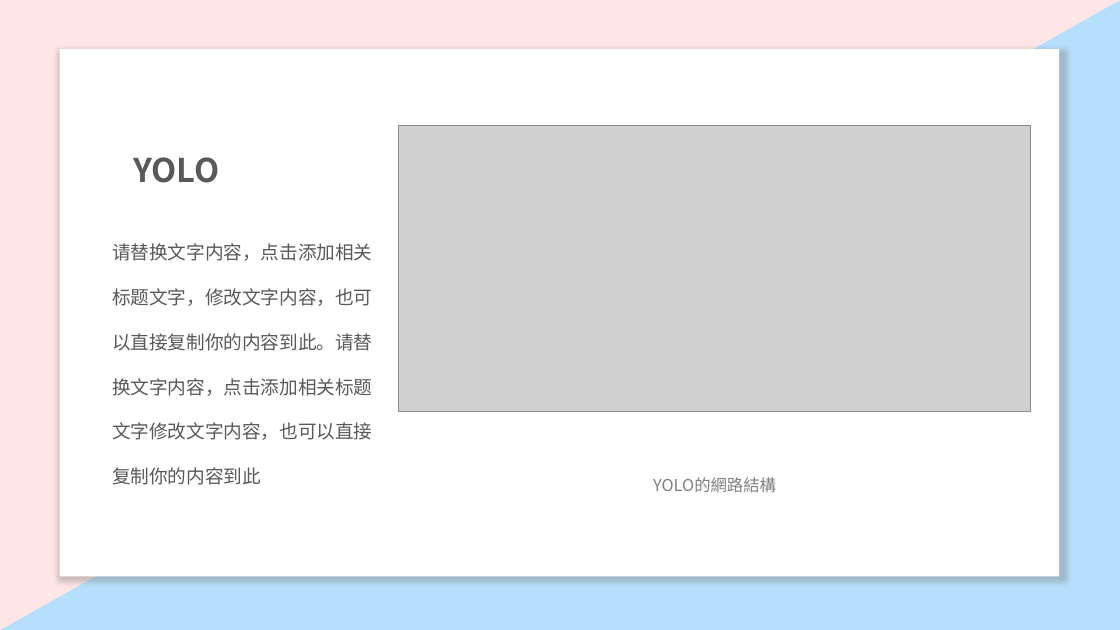
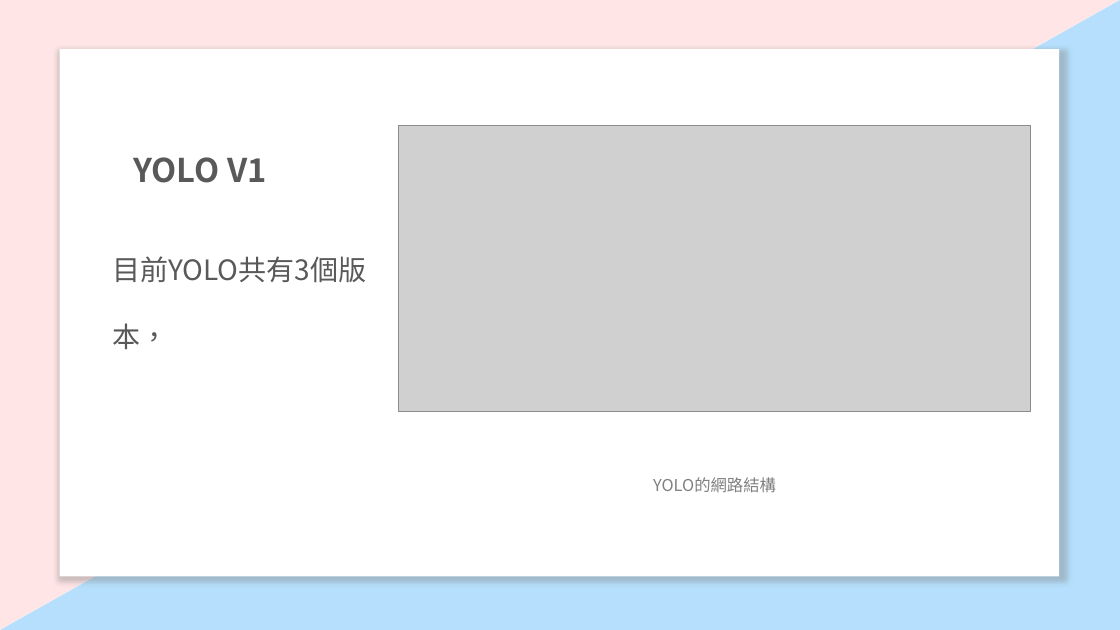
Before and after one commit to Kagu82104/thesissystem, a slide deck: slide 14 of ppt/thesis1.pptx. Drawn at 1120x630 pixels with LibreOffice and Linux fonts; fonts in the diff are those of the drawing; grey boxes stand for pictures. Boxes give left, top, right and bottom in pixels: in the first picture for what was removed or moved away, otherwise in the second. Text is boxed around its words. In the diff, an @@ line names an element or a change of style, - is before the commit and + after.

```diff
--- a/ppt/thesis1.pptx
+++ b/ppt/thesis1.pptx
@@ text at box(134, 157, 267, 183): text changed @@
-YOLO
+YOLO V1
@@ text in free at box(112, 256, 366, 283): text changed; size 16 to 24 pt; font Noto Sans CJK JP to Noto Sans CJK SC @@
-请替换文字内容，点击添加相关标题文字，修改文字内容，也可以直接复制你的内容到此。请替换文字内容，点击添加相关标题文字修改文字内容，也可以直接复制你的内容到此
+目前YOLO共有3個版本，
```
Also in this commit, not shown: 2 other slides changed.
